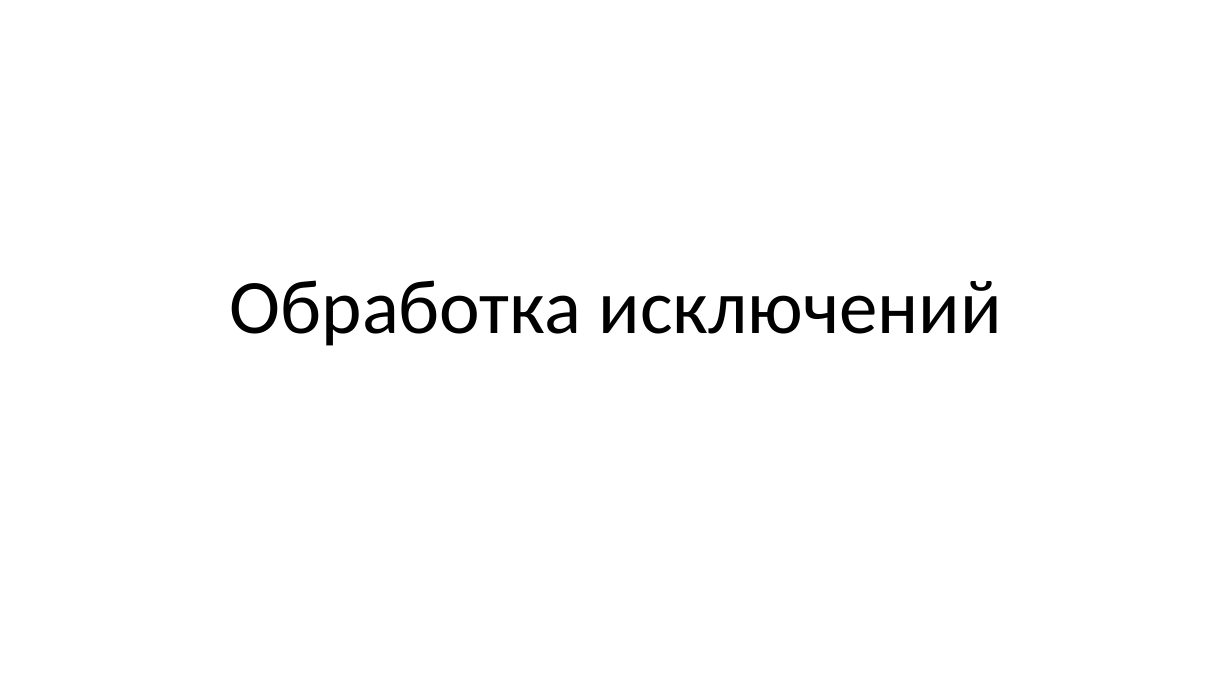
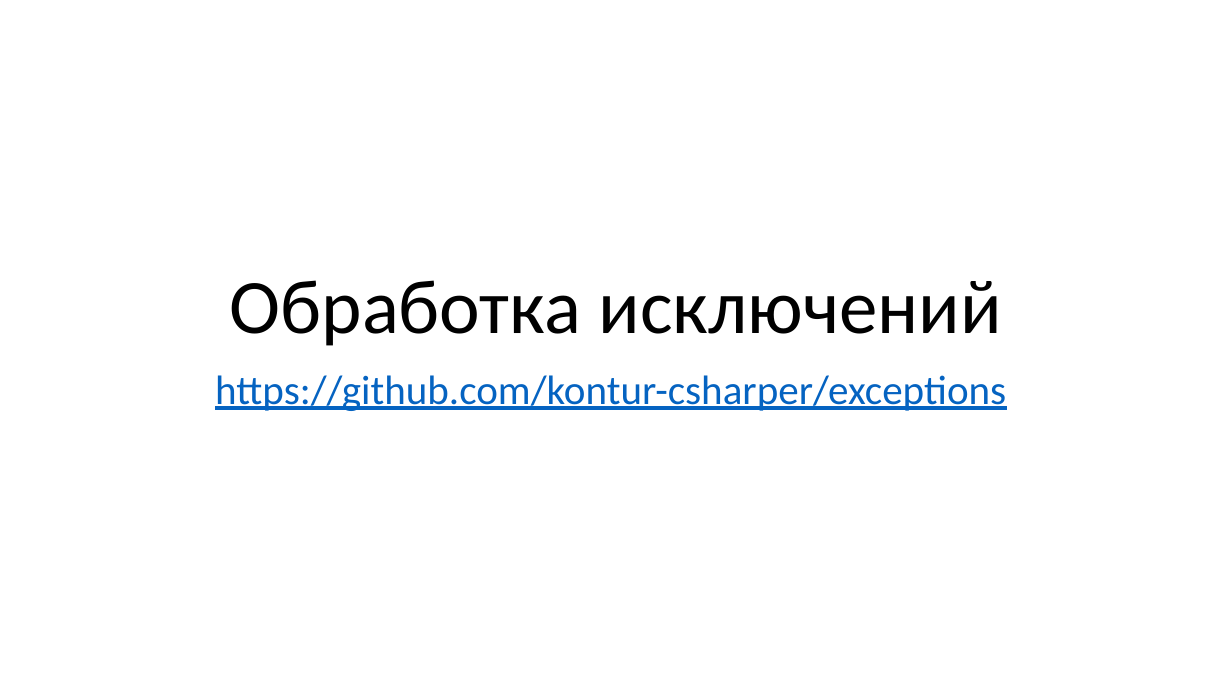
Before and after one commit to kontur-courses/exceptions, a slide deck: slide 1 of exceptions.pptx. Drawn at 1232x693 pixels with LibreOffice and Linux fonts; fonts in the diff are those of the drawing. Boxes give left, top, right and bottom in pixels: in the first picture for what was removed or moved away, otherwise in the second. Text is boxed around its words. In the diff, an @@ line names an element or a change of style, - is before the commit and + after.

Commit message:
add title

```diff
--- a/exceptions.pptx
+++ b/exceptions.pptx
@@ subtitle added at [215, 375, 1006, 411], 32 pt, text #0563C1, underline @@
+https://github.com/kontur-csharper/exceptions
```
